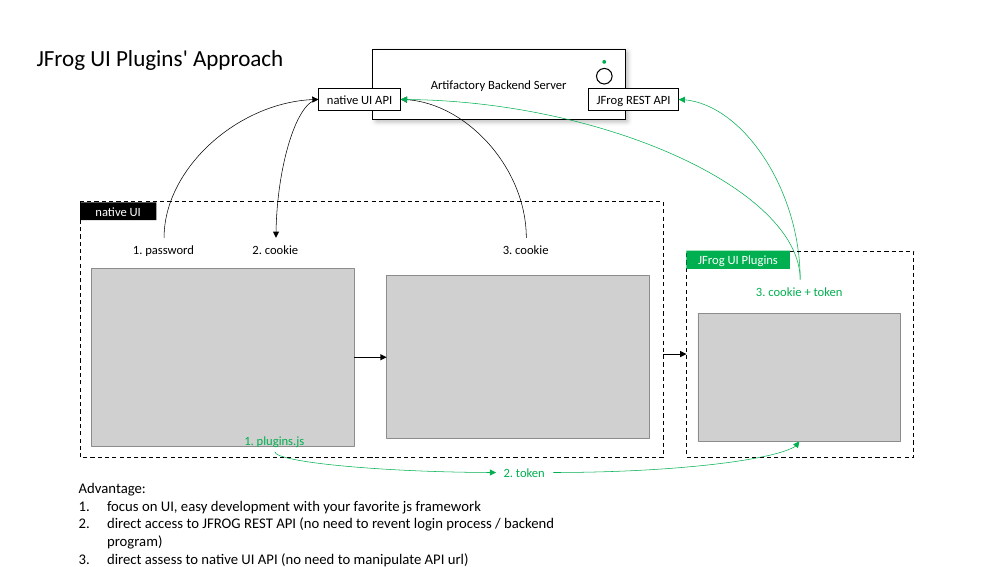
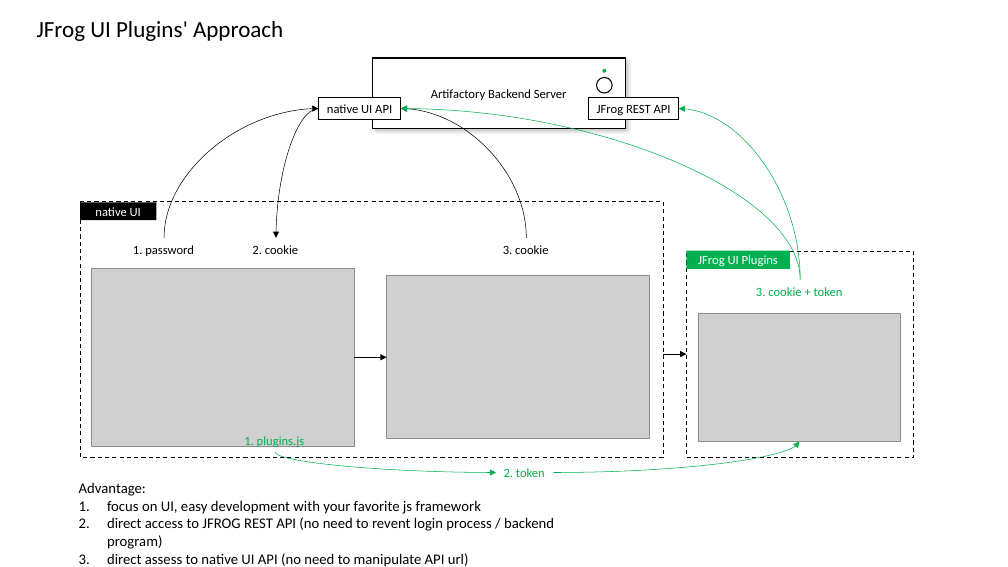
Before and after one commit to JFrogChina/JFrog-UI-Chinese-Plugins, a slide deck: slide 3 of images/design.pptx. Drawn at 1008x567 pixels with LibreOffice and Linux fonts; fonts in the diff are those of the drawing; grey boxes stand for pictures. Boxes give left, top, right and bottom in pixels: in the first picture for what was removed or moved away, otherwise in the second. Text is boxed around its words. In the diff, an @@ line names an element or a change of style, - is before the commit and + after.

```diff
--- a/images/design.pptx
+++ b/images/design.pptx
@@ text "JFrog UI Plugins' Approach": place and size @@
-text "JFrog UI Plugins' Approach" at [37, 50, 283, 70]
+text "JFrog UI Plugins' Approach" at [37, 21, 283, 41]
@@ 3 rectangles, 2 ellipses: place and size @@
-3 rectangles, 2 ellipses at [318, 49, 679, 120]
+3 rectangles, 2 ellipses at [318, 58, 679, 129]
@@ curved arrow moved from (164, 238) - (318, 100) to (164, 238) - (318, 109) @@
@@ curved arrow moved from (318, 100) - (276, 238) to (318, 109) - (276, 238) @@
@@ curved arrow moved from (800, 280) - (401, 100) to (800, 280) - (401, 109) @@
@@ curved arrow moved from (526, 238) - (401, 100) to (526, 238) - (401, 109) @@
@@ curved arrow moved from (800, 280) - (679, 100) to (800, 280) - (679, 109) @@
```
Also in this commit, not shown: 2 other slides changed.
